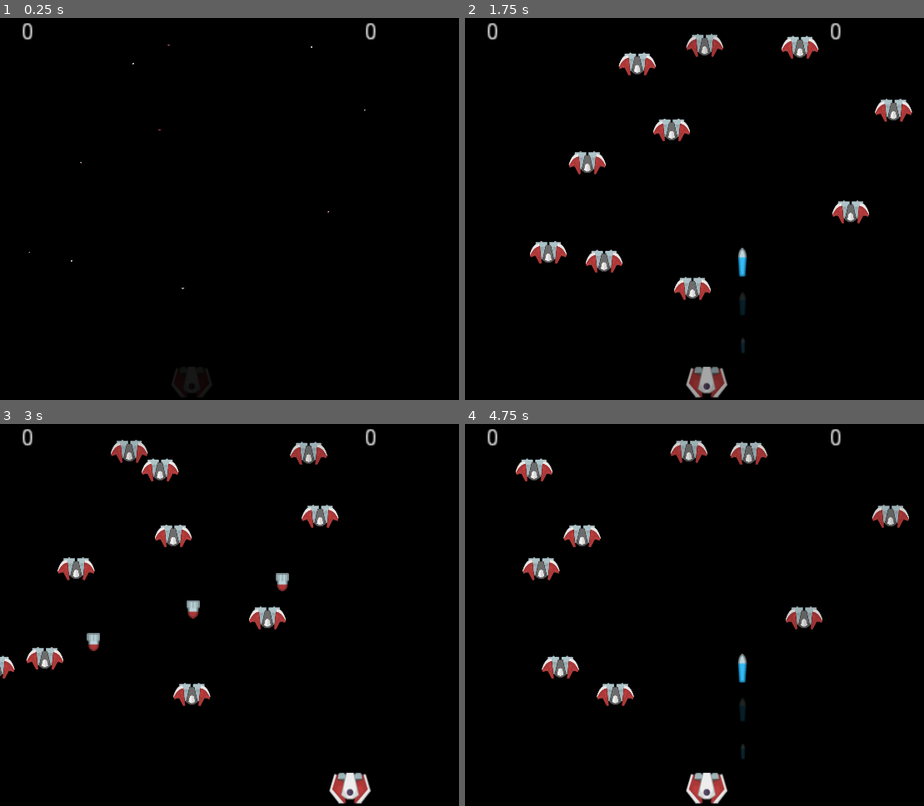
Above: before the commit, frames 1-4 (two rows, left to right).
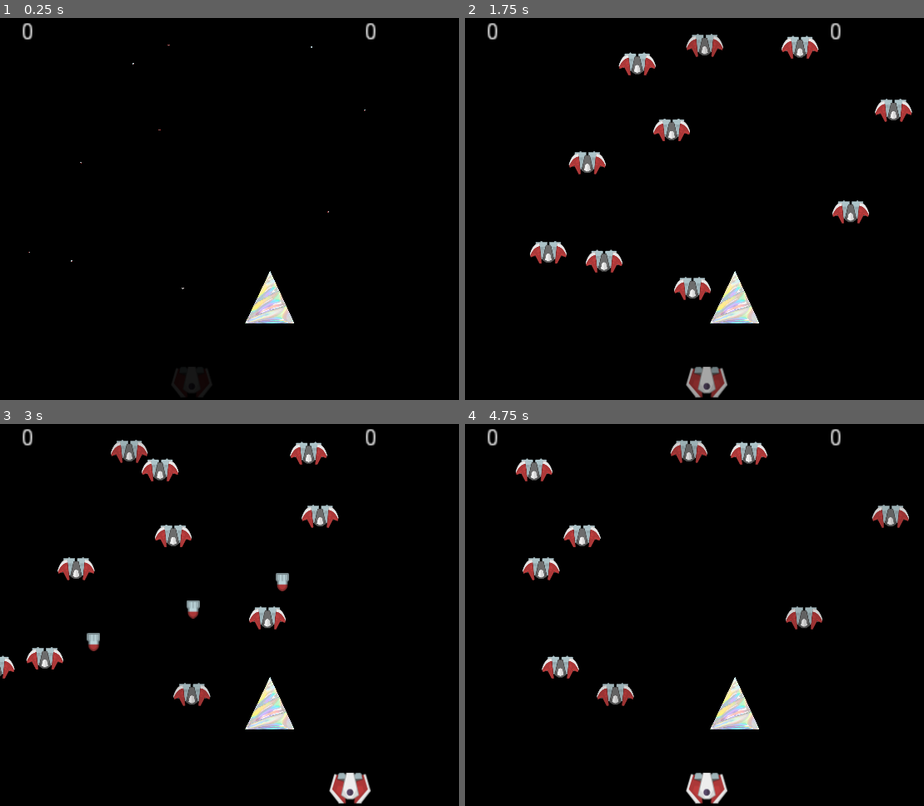
Above: after the commit, the same moments.

Repository: danboid/VGAces
Game: Godot game, scene res://Main.tscn
Same seed, same stepped clock (60 frames per second), same inputs: the game is played once before the commit and once after it.
Inputs:
- Up to frame 1 (0.25 s): no input
- Up to frame 2 (1.75 s): hold Right (ui_right) 0.53-1.28 s; tap Space (ui_select) at 0.77, 1.52 s; hold Left (ui_left) from 1.28 s (still down)
- Up to frame 3 (3 s): release Left (ui_left) at 2.03 s; hold Right (ui_right) from 2.03 s (still down)
- Up to frame 4 (4.75 s): tap Space (ui_select) at 3.02, 3.77, 4.52 s; release Right (ui_right) at 3.53 s; hold Left (ui_left) from 3.53 s (still down)

The runs differ from the first frame. In frame 1, 0.7% of the frame differs, in the area x 53-65%, y 66-80%; in frame 2, 0.9%, in the area x 53-65%, y 60-88%; in frame 3, 0.7%; in frame 4, 0.9%.

Commit message:
Add Widehorn png and scene

Diff:
--- a/Main.tscn
+++ b/Main.tscn
@@ -8,6 +8,7 @@
 [ext_resource path="res://ogg/explosion.ogg" type="AudioStream" id=6]
 [ext_resource path="res://ogg/death.ogg" type="AudioStream" id=7]
 [ext_resource path="res://ogg/siren.ogg" type="AudioStream" id=8]
+[ext_resource path="res://Widehorn.tscn" type="PackedScene" id=9]
 
 [node name="Main" type="Node" index="0"]
 
@@ -69,3 +70,7 @@
 autoplay = false
 mix_target = 0
 bus = "Master"
+
+[node name="Widehorn" parent="." index="7" instance=ExtResource( 9 )]
+
+position = Vector2( 324, 356 )
--- /dev/null
+++ b/Widehorn.tscn
@@ -0,0 +1,33 @@
+[gd_scene load_steps=3 format=2]
+
+[ext_resource path="res://img/widehorn.png" type="Texture" id=1]
+
+[sub_resource type="ConvexPolygonShape2D" id=1]
+
+custom_solver_bias = 0.0
+points = PoolVector2Array( 0, -10, 8.66025, 5, -8.66025, 5 )
+
+[node name="Widehorn" type="Area2D" index="0"]
+
+input_pickable = true
+gravity_vec = Vector2( 0, 1 )
+gravity = 98.0
+linear_damp = 0.1
+angular_damp = 1.0
+audio_bus_override = false
+audio_bus_name = "Master"
+__meta__ = {
+"_edit_group_": true
+}
+
+[node name="Sprite" type="Sprite" parent="." index="0"]
+
+scale = Vector2( 0.12, 0.12 )
+texture = ExtResource( 1 )
+_sections_unfolded = [ "Transform" ]
+
+[node name="CollisionShape2D" type="CollisionShape2D" parent="." index="1"]
+
+position = Vector2( 0.224678, 11.131 )
+scale = Vector2( 3.48942, 4.20238 )
+shape = SubResource( 1 )
Not shown: 1 places in Main.tscn that only renumber resources
Binary file added: img/widehorn.png
Not shown, added: img/widehorn.png.import
